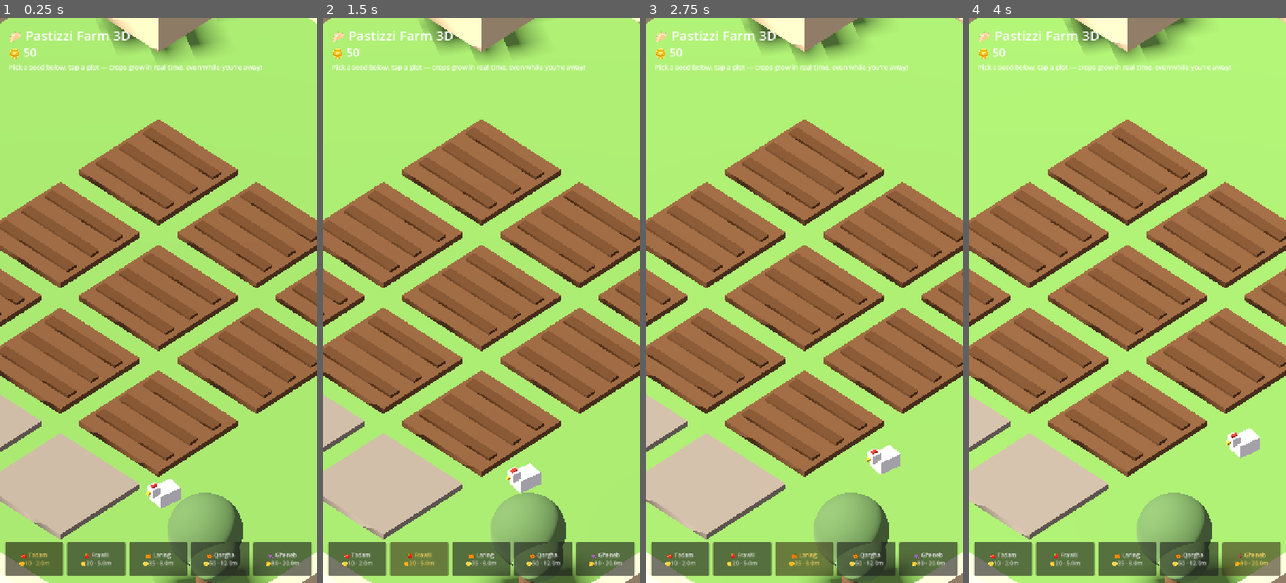
Above: before the commit, frames 1-4 (left to right).
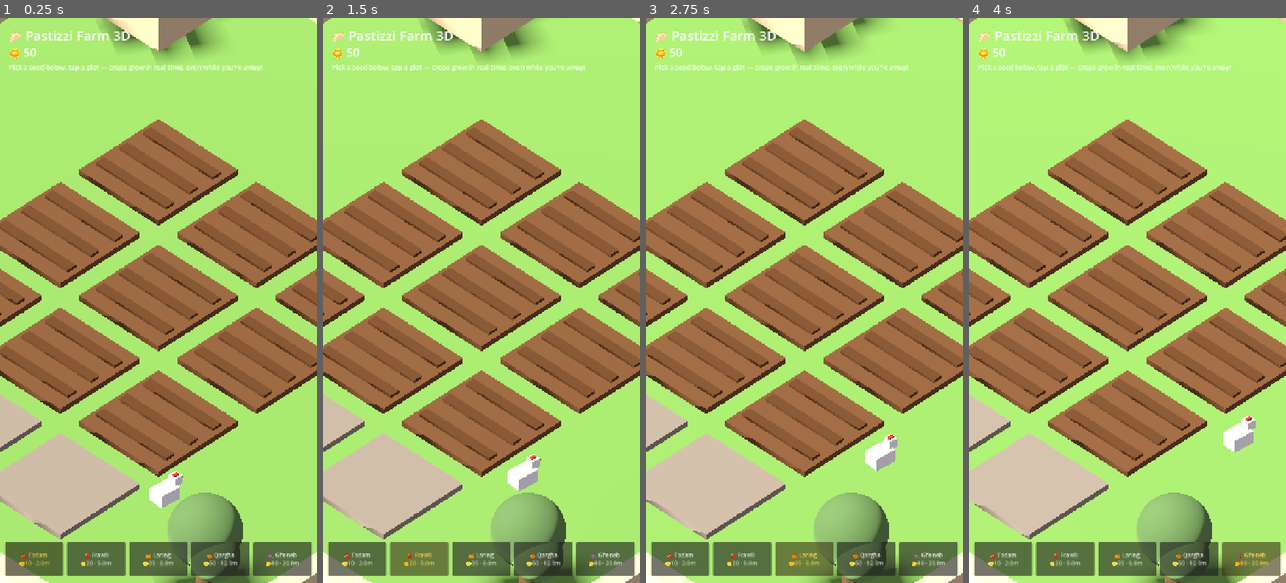
Above: after the commit, the same moments.

Repository: terencecamilleripesci/PastizziFarm3D
Game: Godot game, scene res://farm.tscn
Same seed, same stepped clock (60 frames per second), same inputs: the game is played once before the commit and once after it.
Inputs:
- Up to frame 1 (0.25 s): no input
- Up to frame 2 (1.5 s): click "🍅 Tadam 🪙10 · 2.0m" at 0.5 s; click "🍓 Frawli 🪙20 · 5.0m" at 1.25 s
- Up to frame 3 (2.75 s): click "🍊 Larinġ 🪙35 · 8.0m" at 2 s
- Up to frame 4 (4 s): click "🎃 Qargħa 🪙50 · 12.0m" at 2.75 s; click "🍇 Għeneb 🪙80 · 20.0m" at 3.5 s

The runs differ from the first frame. In frame 1, 0.2% of the frame differs, in the area x 46-58%, y 80-87%; in frame 2, 0.3%; in frame 3, 0.4%; in frame 4, 0.5%, in the area x 80-92%, y 70-78%.

Commit message:
v0.5.1 pet movement fixes: chicken & goat walked BACKWARDS (look_at faces -Z, heads were on +Z) — now walk head-first; pets roam the field edges instead of trampling the crops
Co-Authored-By: Claude Fable 5 <noreply@anthropic.com>
Claude-Session: https://claude.ai/code/session_01Q55X5n8LA6xgNosSpJws7r

Diff:
--- a/source/farm.gd
+++ b/source/farm.gd
@@ -442,14 +442,22 @@
 	chicken.position = Vector3(7, 0, 7)
 	chick_target = chicken.position
 
+func _roam_spot() -> Vector3:
+	for i in range(12):   # pick spots outside the crop field (|x|>7 or z beyond the plots)
+		var v := Vector3(randf_range(-11.5, 11.5), 0, randf_range(-11.5, 11.5))
+		if abs(v.x) > 7.2 or v.z < -7.2 or v.z > 10.0:
+			return v
+	return Vector3(9, 0, 9)
+
 func _chicken_process(delta: float) -> void:
 	if chicken.position.distance_to(chick_target) < 0.3:
-		chick_target = Vector3(randf_range(-11, 11), 0, randf_range(-11, 11))
+		chick_target = _roam_spot()
 	else:
 		var dir := (chick_target - chicken.position).normalized()
 		chicken.position += dir * delta * 1.1
 		chicken.position.y = abs(sin(Time.get_ticks_msec() / 90.0)) * 0.09
 		chicken.look_at(chicken.position + dir)
+		chicken.rotate_y(PI)   # model's head is on +Z — face the walk direction
 	egg_timer += delta
 	if egg_timer >= 45.0 and eggs.size() < 3:
 		egg_timer = 0.0
@@ -482,12 +490,13 @@
 
 func _goat_process(delta: float) -> void:
 	if goat.position.distance_to(goat_target) < 0.3:
-		goat_target = Vector3(randf_range(-11, 11), 0, randf_range(-11, 11))
+		goat_target = _roam_spot()
 	else:
 		var dir := (goat_target - goat.position).normalized()
 		goat.position += dir * delta * 0.8
 		goat.position.y = abs(sin(Time.get_ticks_msec() / 130.0)) * 0.06
 		goat.look_at(goat.position + dir)
+		goat.rotate_y(PI)      # same — walk head-first
 	milk_timer += delta
 	if milk_timer >= 75.0 and milks.size() < 2:
 		milk_timer = 0.0
Not shown, changed: index.html
Not shown, changed: index.pck
